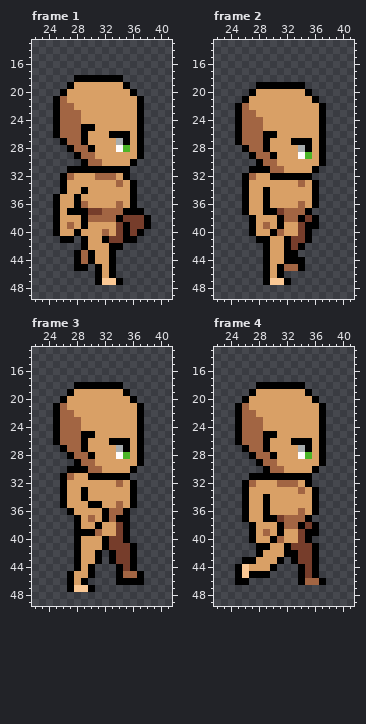
Two states of a pixel-art file, Sprite/Pixel Crawler - Free Pack/Entities/Characters/Body_A/Animations/Walk_Base/Walk_Side.aseprite. That is the earlier state.
64x64 pixels, 6 frames. Colours within 5 levels of each other are drawn and written as one. Shown: frame 1: x 22..41, y 13..49; frame 2: x 22..41, y 13..49; frame 3: x 22..41, y 13..49; frame 4: x 22..41, y 13..49. The commit also changed other frames, which this record leaves out.
And afterwards:
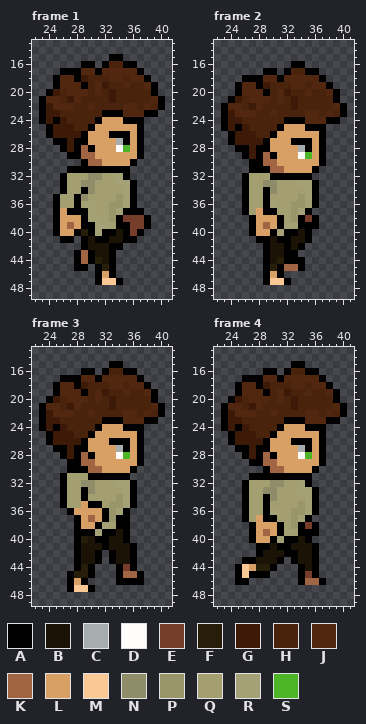
Palette (. is transparent): A #000000  B #1b1406  C #a7acae  D #fffcfc  E #763d2b  F #271e0a  G #3c1a07  H #4a230d  J #512710  K #a26543  L #d9a066  M #fac895  N #8f8c69  P #9a966b  Q #a39f71  R #a5a177  S #4cb528
What changed:
layer "spodnie" added
layer "koszula" added
layer "kekawy" added
layer "wlowy" added
Changed rows in their new state; - is an unchanged pixel.
Frame 1:
first column x 23:
15 ----------AA------
16 ------AA-AHHAA----
17 ---AAAJJAJJJJJA---
18 --AJJ-GHHHJJHJJA--
19 --AJJJAHJGHHJHHJA-
20 -AGHJJJHJHGHHHHHA-
21 AJJHGJHHHHGHHHHHJA
22 AGJJJHHJHHHHJJHJHA
23 AGGHHHHHHAAAJJJAA-
24 AG-GHHHHA---AA----
25 -AGGGHH-----------
26 -AGGGG------------
27 --A-GA------------
28 ---AGA------------
29 ----A-------------
32 ----QQQNNQQR------
33 ----QQNNQQQRR-----
34 ----QQ-NQQQQR-----
35 ---QQ-NQQQQPR-----
36 ---QQ-RRQQPPR-----
37 -------RQQPR------
38 -------RRQP-------
39 -------ARRQA------
40 ------FARAAB------
41 -------BA-BB------
42 -------BBB--------
43 --------BB--------
44 --------FB--------
45 ---------F--------
Frame 2:
first column x 23:
16 ----------AA------
17 ------AA-AHHAA----
18 ---AAAJJAJJJJJA---
19 --AJJ-GHHHJJHJJA--
20 --AJJJAHJGHHJHHJA-
21 -AGHJJJHJHGHHHHHA-
22 AJJHGJHHHHGHHHHHJA
23 AGJJJHHJHHHHJJHJHA
24 AGGHHHHHHAAAJJJAA-
25 AG-GHHHHA---AA----
26 -AGGGHH-----------
27 -AGGGG------------
28 --A-GA------------
29 ---AGA------------
30 ----A-------------
32 ----QQQ-----------
33 ----QQNNQQQRR-----
34 ----QQ-NQQQQR-----
35 ----QQ-QQQQPR-----
36 ----QQ-RQQPPR-----
37 ----Q---QQPR------
38 ---------QP-------
39 ---------RQA------
40 --------RAAB------
41 -------BA-BB------
42 -------BB-B-------
43 -------BB---------
44 -------BF---------
45 -------F----------
Frame 3:
first column x 23:
15 ----------AA------
16 ------AA-AHHAA----
17 ---AAAJJAJJJJJA---
18 --AJJ-GHHHJJHJJA--
19 --AJJJAHJGHHJHHJA-
20 -AGHJJJHJHGHHHHHA-
21 AJJHGJHHHHGHHHHHJA
22 AGJJJHHJHHHHJJHJHA
23 AGGHHHHHHAAAJJJAA-
24 AG-GHHHHA---AA----
25 -AGGGHH-----------
26 -AGGGG------------
27 --A-GA------------
28 ---AGA------------
29 ----A-------------
31 ----QQQ-----------
32 ----QQNNQQQRR-----
33 ----QQ-NQQQQR-----
34 ----QQ-QQQQPR-----
35 ----QQ---QPPR-----
36 ----------PR------
37 ----------P-------
38 ---------RQA------
39 --------RAAB------
40 ------FBA-BB------
41 ------BBB-BBB-----
42 ------BB---BB-----
43 ------BB---BB-----
44 ------F-----------
45 -----FF-----------
Frame 4:
first column x 23:
15 ----------AA------
16 ------AA-AHHAA----
17 ---AAAJJAJJJJJA---
18 --AJJ-GHHHJJHJJA--
19 --AJJJAHJGHHJHHJA-
20 -AGHJJJHJHGHHHHHA-
21 AJJHGJHHHHGHHHHHJA
22 AGJJJHHJHHHHJJHJHA
23 AGGHHHHHHAAAJJJAA-
24 AG-GHHHHA---AA----
25 -AGGGHH-----------
26 -AGGGG------------
27 --A-GA------------
28 ---AGA------------
29 ----A-------------
32 ----QQQNNQQR------
33 ----QQNNQQQRR-----
34 ----QQ-NQQQQR-----
35 ----QQ-QQQQPR-----
36 ----QQ-RQQPPR-----
37 ----Q---QQPR------
38 ---------QP-------
39 ---------RQA------
40 --------RAAB------
41 -------BA-BBB-----
42 ------BBB--BB-----
43 -----BBB---BB-----
44 -----FF-----B-----
